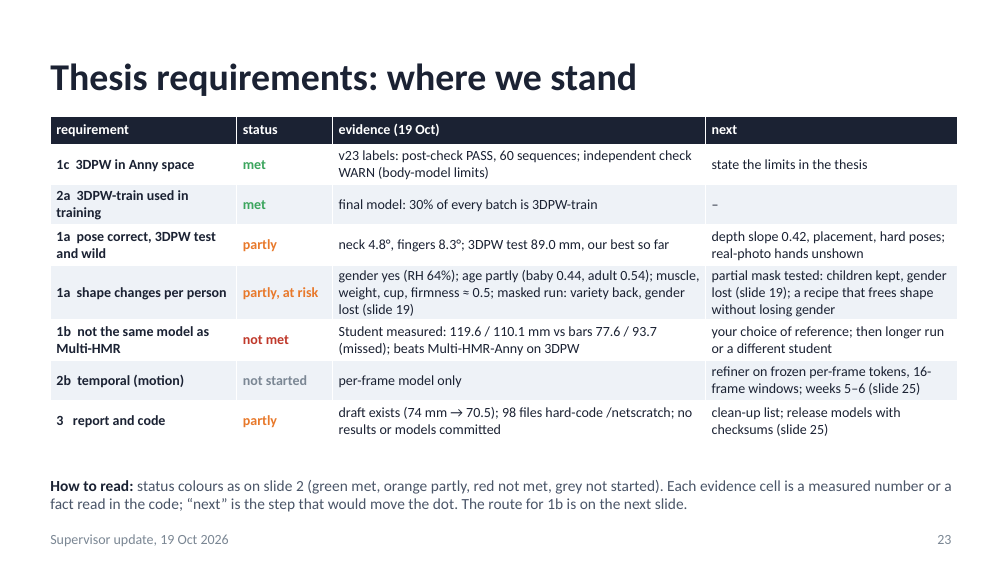
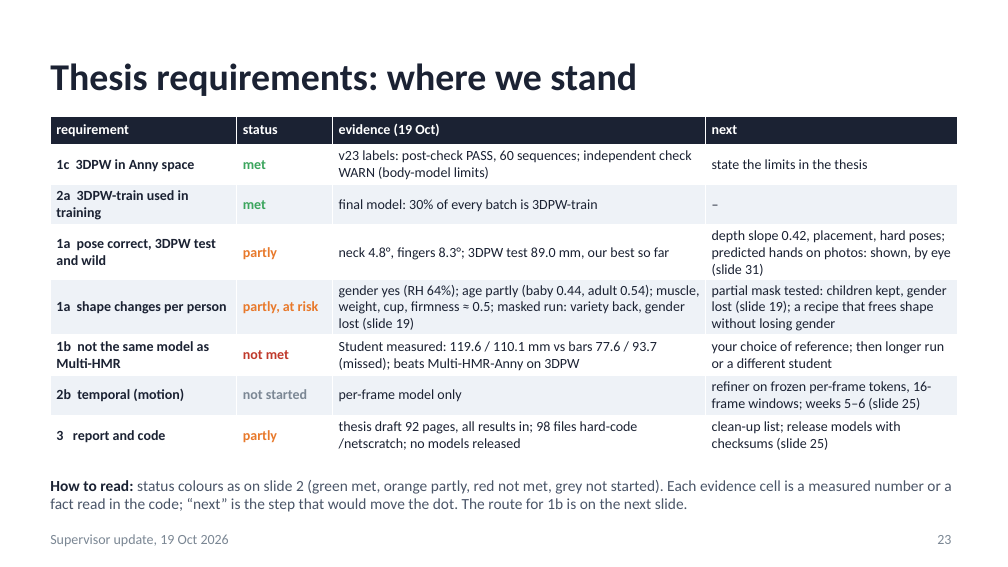
Before and after one commit to saadnajib/Multi-Person-Whole-Body-Human-Mesh-Recovery-in-a-Single-Shot-with-Annyone-dataset-and-3dpw-dataset, a slide deck: slide 23 of docs/supervisor_update_2026-10-19.pptx. Drawn at 1008x567 pixels with LibreOffice and Linux fonts; fonts in the diff are those of the drawing. Boxes give left, top, right and bottom in pixels: in the first picture for what was removed or moved away, otherwise in the second. Text is boxed around its words. In the diff, an @@ line names an element or a change of style, - is before the commit and + after.

```diff
--- a/docs/supervisor_update_2026-10-19.pptx
+++ b/docs/supervisor_update_2026-10-19.pptx
@@ table at (x1=50, y1=116, x2=958, y2=454) @@
-row 4, column 4: depth slope 0.42, placement, hard poses; real-photo hands unshown
+row 4, column 4: depth slope 0.42, placement, hard poses; predicted hands on photos: shown, by eye (slide 31)
-row 8, column 3: draft exists (74 mm → 70.5); 98 files hard-code /netscratch; no results or models committed
+row 8, column 3: thesis draft 92 pages, all results in; 98 files hard-code /netscratch; no models released
```
Also in this commit, not shown: 5 other slides changed, 1 slide added, 8 other files.
